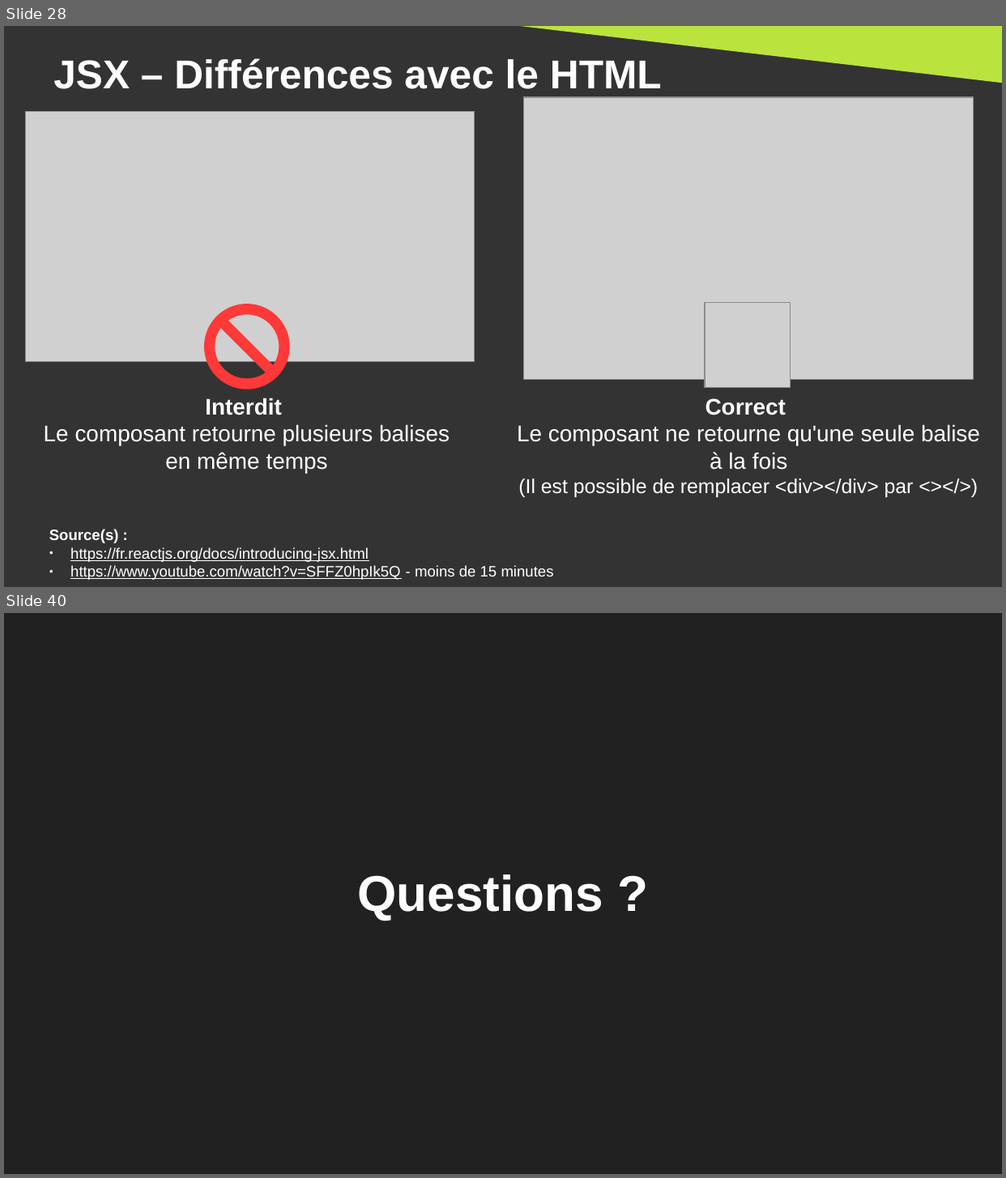
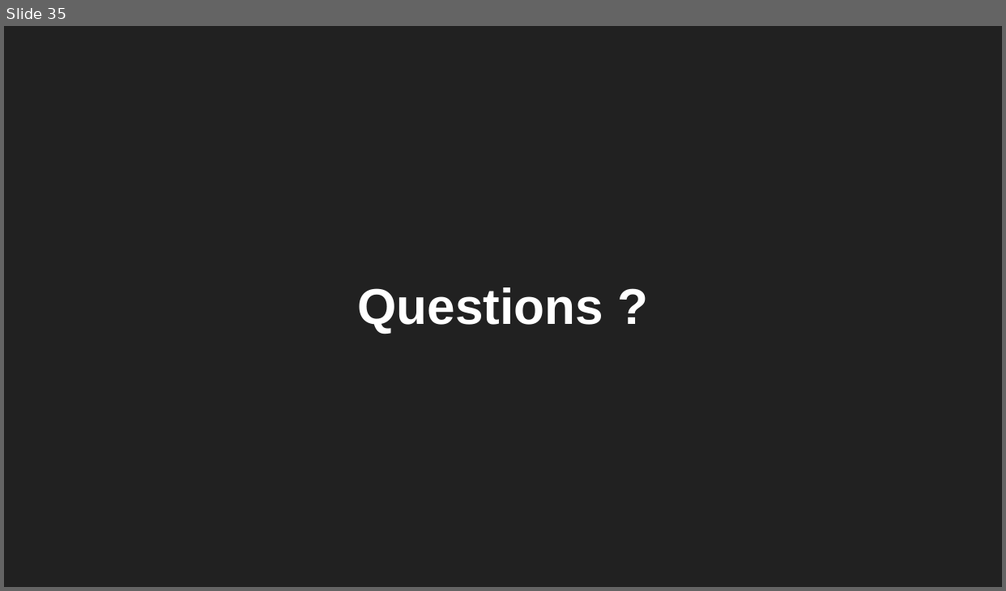
Before and after one commit to DanYellow/cours, a slide deck: developpement-front-s5/travaux-pratiques/numero-1/presentation.odp. Shown one above the other, each under a label of ours: slides 28 and 40 before the commit, slide 35 after it; the slides between them are not shown. The pictures are 1006x1178 and 1006x591 pixels, drawn with LibreOffice and Linux fonts; fonts in the diff are those of the drawing; grey boxes stand for pictures. Boxes give left, top, right and bottom in pixels: in the first picture for what was removed or moved away, otherwise in the second. Text is boxed around its words. In the diff, an @@ line names an element or a change of style, - is before the commit and + after.

```diff
--- a/developpement-front-s5/travaux-pratiques/numero-1/presentation.odp
+++ b/developpement-front-s5/travaux-pratiques/numero-1/presentation.odp
@@ slide 28 removed at [4, 26, 1002, 587], background #333333 @@
@@ right triangle removed at [486, 26, 1002, 83] @@
@@ title removed at [53, 58, 662, 89] @@
-JSX – Différences avec le HTML
@@ picture removed at [524, 97, 973, 380] @@
@@ picture removed at [26, 112, 475, 363] @@
@@ no-entry sign removed at [204, 304, 289, 389] @@
@@ picture removed at [705, 303, 790, 388] @@
@@ text removed at [44, 398, 450, 473] @@
-Interdit
-Le composant retourne plusieurs balises en même temps
@@ text removed at [517, 399, 980, 497] @@
-Correct
-Le composant ne retourne qu'une seule balise à la fois
-(Il est possible de remplacer <div></div> par <></>)
@@ text removed at [49, 529, 554, 580] @@
-Source(s) :
-● https://fr.reactjs.org/docs/introducing-jsx.html
-● https://www.youtube.com/watch?v=SFFZ0hpIk5Q - moins de 15 minutes
@@ what was slide 40 is now slide 35 @@
```
Also in this commit, not shown: 6 slides changed, 8 slides added, 12 other slides removed, 9 other files.
